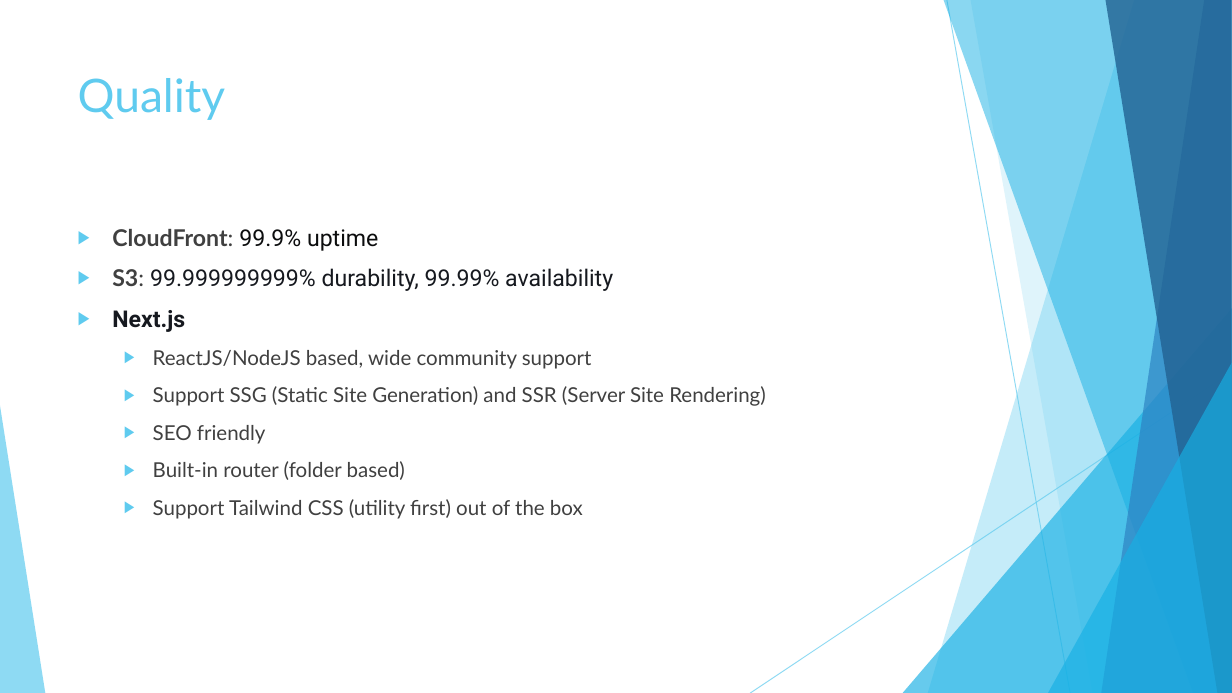
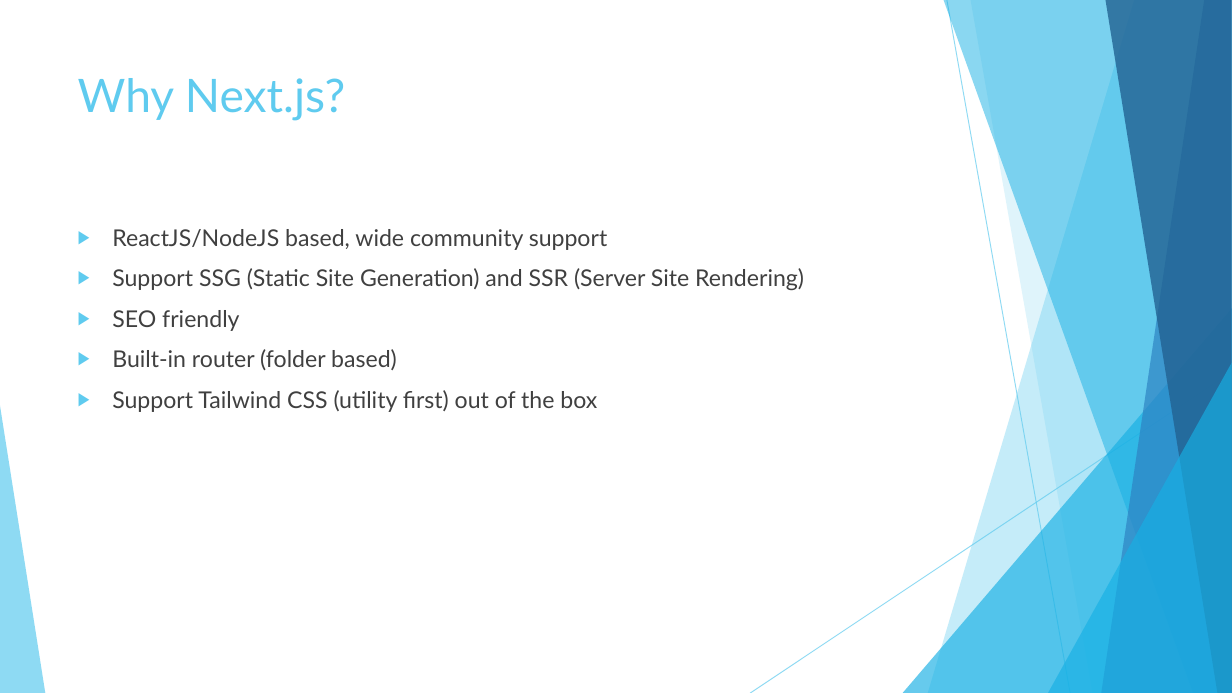
Before and after one commit to nik-yo/PennyWebHosting, a slide deck: slide 5 of slides/Penny Web Hosting in AWS.pptx (slide 6 before the commit). Drawn at 1232x693 pixels with LibreOffice and Linux fonts; fonts in the diff are those of the drawing. Boxes give left, top, right and bottom in pixels: in the first picture for what was removed or moved away, otherwise in the second. Text is boxed around its words. In the diff, an @@ line names an element or a change of style, - is before the commit and + after.

```diff
--- a/slides/Penny Web Hosting in AWS.pptx
+++ b/slides/Penny Web Hosting in AWS.pptx
@@ title at <box>78,78,345,121</box>: text changed @@
-Quality
+Why Next.js?
@@ text "ReactJS/NodeJS based, wide community support" at <box>112,229,804,412</box>: size 16 to 18 pt; list level 2 to 1 in "ReactJS/NodeJS based, wide community support"; list level 2 to 1 in "Support SSG (Static Site Generation) ..."; list level 2 to 1 in "SEO friendly"; list level 2 to 1 in "Built-in router (folder based)"; list level 2 to 1 in "Support Tailwind CSS (utility first) ..." @@
@@ text at <box>112,229,613,332</box>: paragraphs removed @@
-▶ CloudFront: 99.9% uptime
-▶ S3: 99.999999999% durability, 99.99% availability
-▶ Next.js
```
Also in this commit, not shown: 3 other slides changed, 1 slide added, 1 other file.
